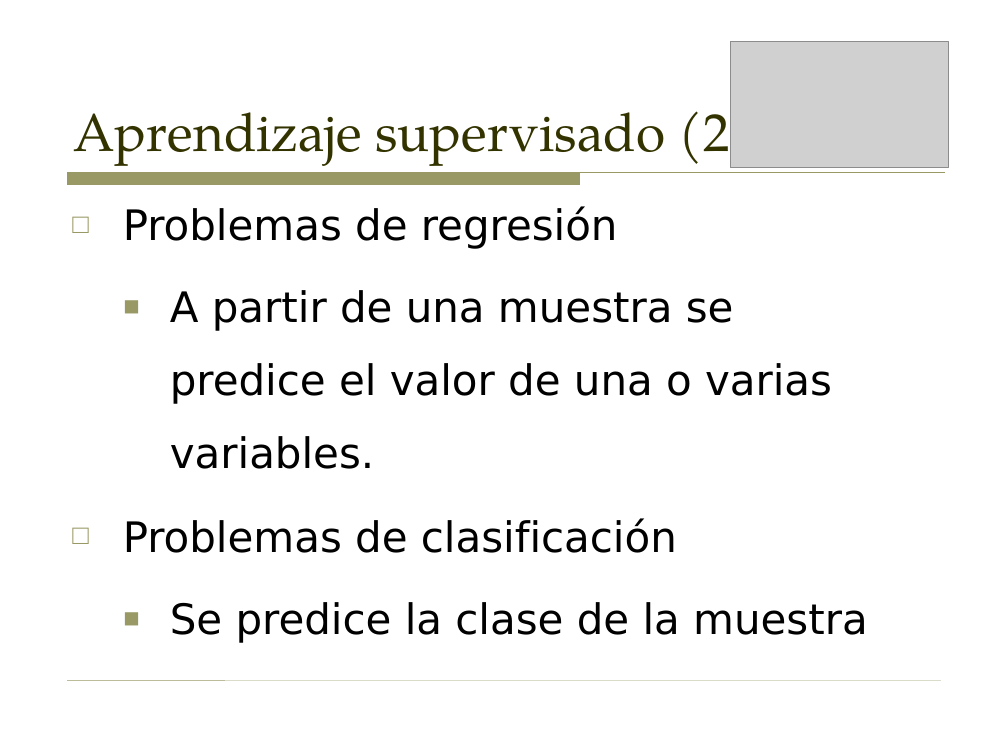
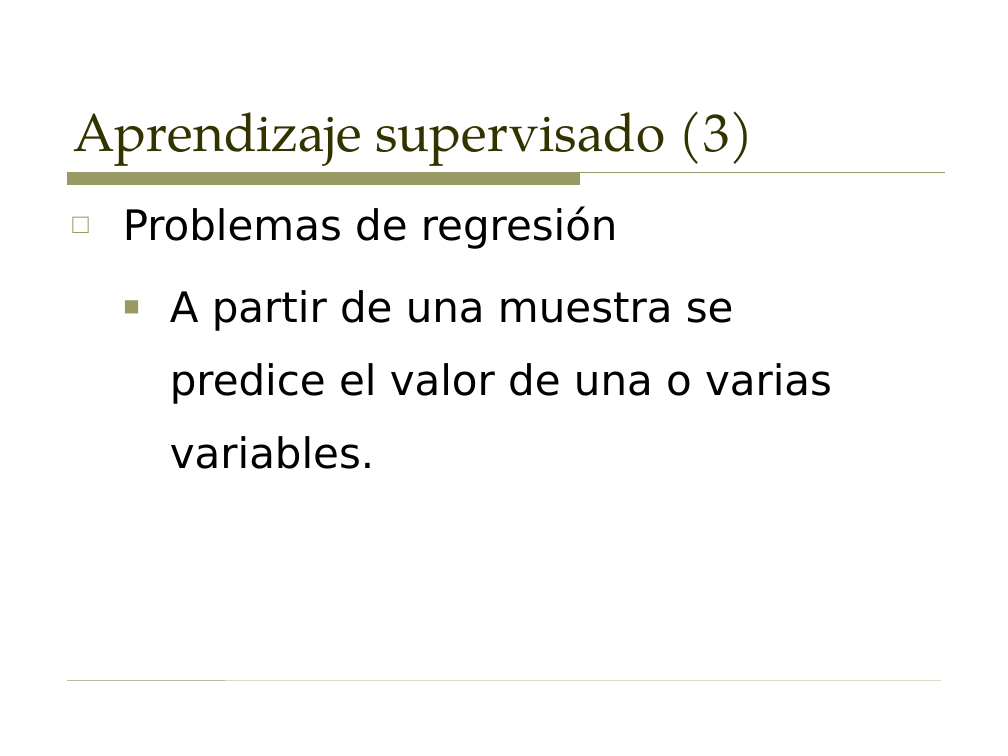
Before and after one commit to sergarb1/TallerAprendizajeAutomaticoPython, a slide deck: slide 16 of Taller - Introduccion al aprendizaje automatico (Supervisado y no supervisado).odp (slide 9 before the commit). Drawn at 1008x756 pixels with LibreOffice and Linux fonts; fonts in the diff are those of the drawing; grey boxes stand for pictures. Boxes give left, top, right and bottom in pixels: in the first picture for what was removed or moved away, otherwise in the second. Text is boxed around its words. In the diff, an @@ line names an element or a change of style, - is before the commit and + after.

```diff
--- a/Taller - Introduccion al aprendizaje automatico (Supervisado y no supervisado).odp
+++ b/Taller - Introduccion al aprendizaje automatico (Supervisado y no supervisado).odp
@@ picture removed at [730,41,949,167] @@
@@ title at [73,111,754,166]: text changed @@
-Aprendizaje supervisado (2)
+Aprendizaje supervisado (3)
@@ text at [123,518,868,643]: paragraphs removed @@
-□ Problemas de clasificación
-  ■ Se predice la clase de la muestra
```
Also in this commit, not shown: 19 other slides changed, 16 slides added, 1 other file.
